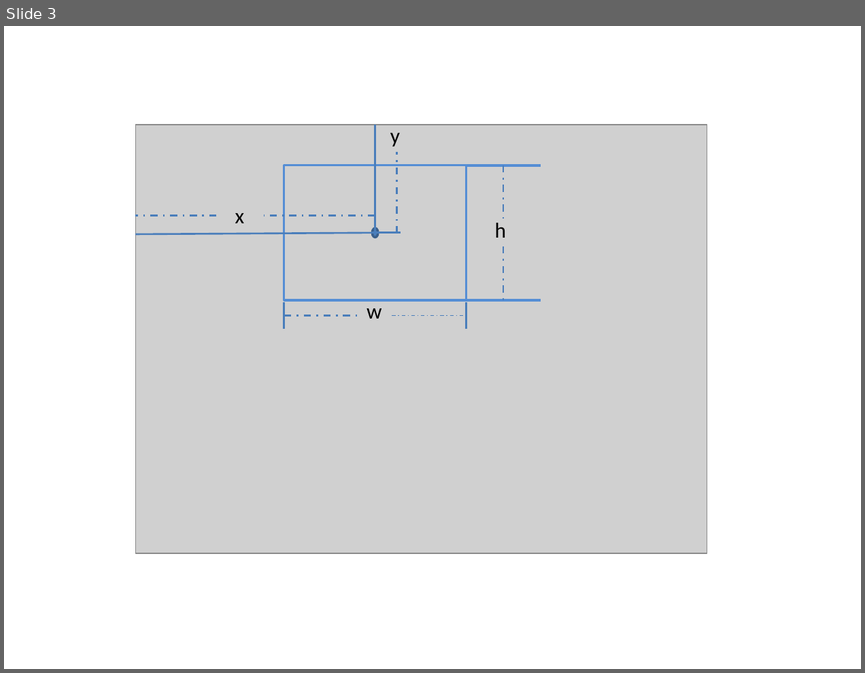
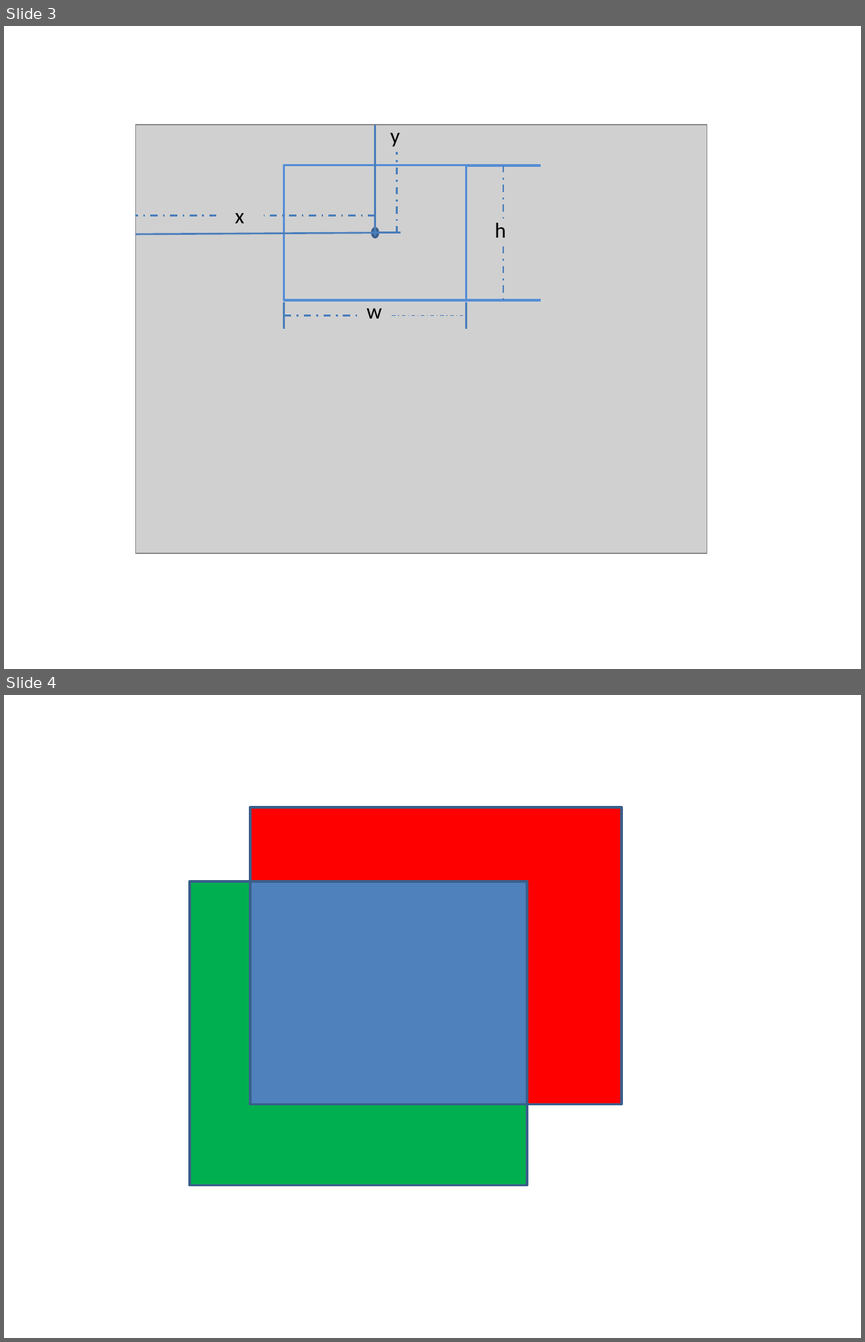
Before and after one commit to ZhuYuHe/biyelunwen, a slide deck: graph.pptx. Shown one above the other, each under a label of ours: slide 3 before the commit, slides 3 and 4 after it. The pictures are 865x673 and 865x1342 pixels, drawn with LibreOffice and Linux fonts; fonts in the diff are those of the drawing; grey boxes stand for pictures. Boxes give left, top, right and bottom in pixels: in the first picture for what was removed or moved away, otherwise in the second. Text is boxed around its words. In the diff, an @@ line names an element or a change of style, - is before the commit and + after.

```diff
--- a/graph.pptx
+++ b/graph.pptx
@@ slide 4 added at (x1=4, y1=695, x2=861, y2=1338), background #FFFFFF @@
@@ rectangle added at (x1=250, y1=807, x2=621, y2=1104), fill #FF0000, outline #3A5F8C 2 pt @@
@@ rectangle added at (x1=190, y1=882, x2=528, y2=1185), fill #00B050, outline #3A5F8C 2 pt @@
@@ rectangle added at (x1=250, y1=882, x2=527, y2=1104), fill #4F81BD, outline #3A5F8C 2 pt @@
```
Also in this commit, not shown: 4 other slides added, 42 other files.
